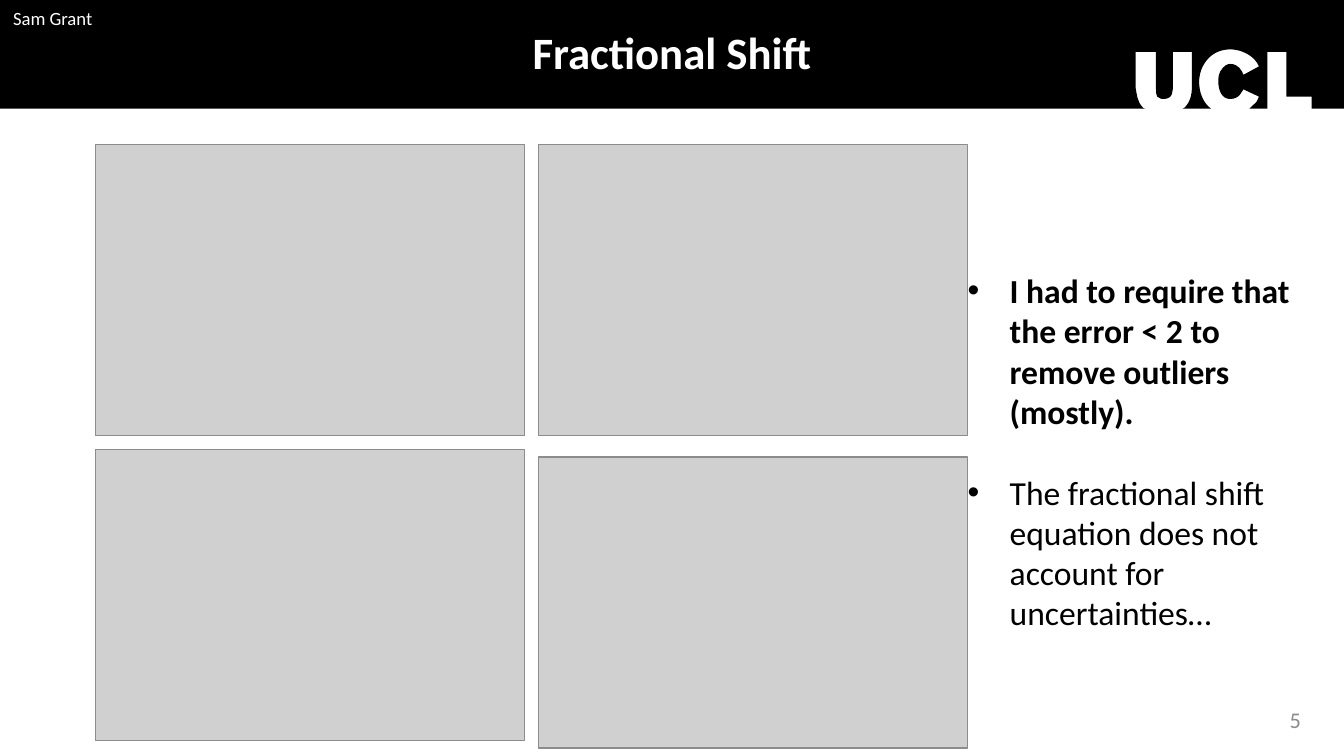
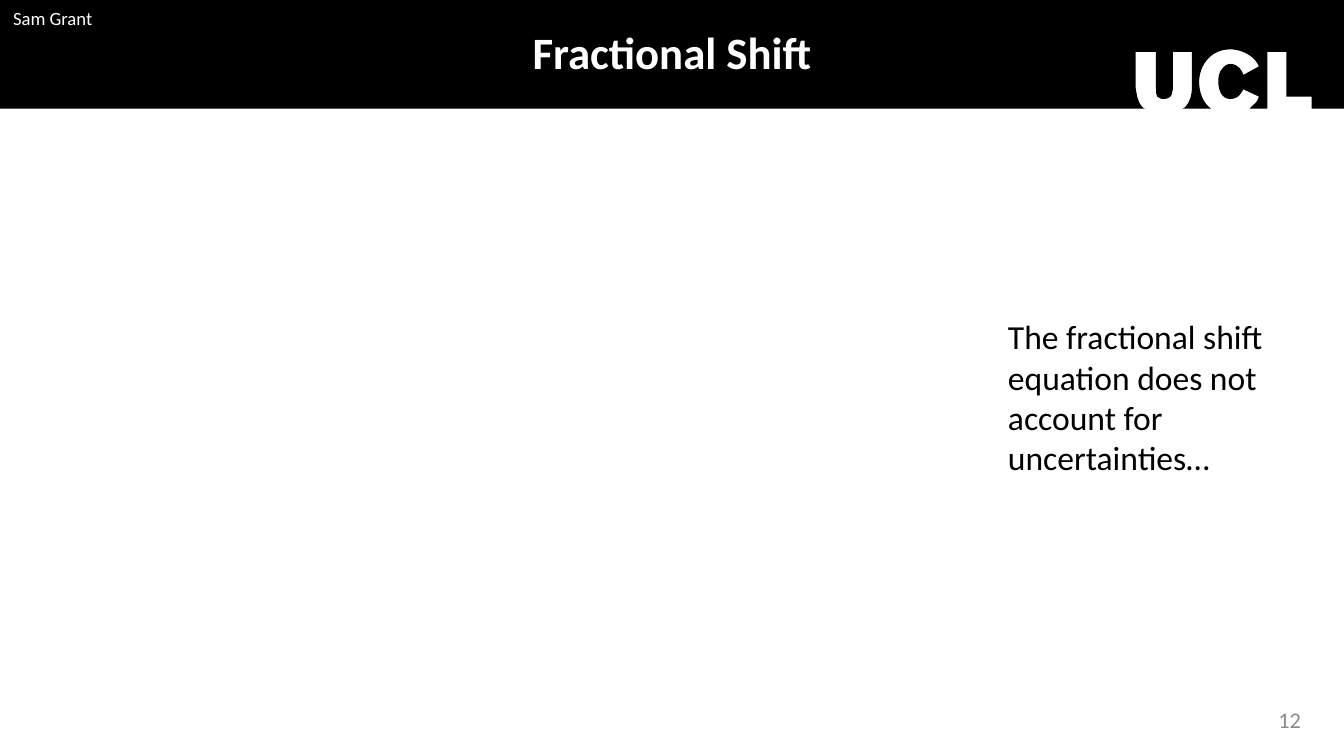
Before and after one commit to sam-grant/EpRatio, a slide deck: slide 13 of fluctuation.pptx (slide 6 before the commit). Drawn at 1344x756 pixels with LibreOffice and Linux fonts; fonts in the diff are those of the drawing; grey boxes stand for pictures; background and template pictures are left out. Boxes give left, top, right and bottom in pixels: in the first picture for what was removed or moved away, otherwise in the second. Text is boxed around its words. In the diff, an @@ line names an element or a change of style, - is before the commit and + after.

Commit message:
Added code to make xtal maps of pull and frac shift

```diff
--- a/fluctuation.pptx
+++ b/fluctuation.pptx
@@ picture removed at (95, 144, 524, 435) @@
@@ picture removed at (539, 144, 968, 435) @@
@@ text "The fractional shift equation does ...": place and size @@
-text "The fractional shift equation does ..." at (1010, 279, 1290, 626)
+text "The fractional shift equation does ..." at (1008, 325, 1262, 471)
@@ text "The fractional shift equation does ..." at (1008, 325, 1262, 471): bullet • to none @@
@@ text at (1010, 279, 1290, 430): paragraph removed @@
-• I had to require that the error < 2 to remove outliers (mostly).
@@ picture removed at (95, 449, 524, 741) @@
@@ picture removed at (539, 457, 968, 749) @@
@@ page number at (1278, 713, 1301, 728): text changed @@
-5
+12
```
Also in this commit, not shown: 6 other slides changed, 5 slides added, 1 slide removed, 34 other files.
